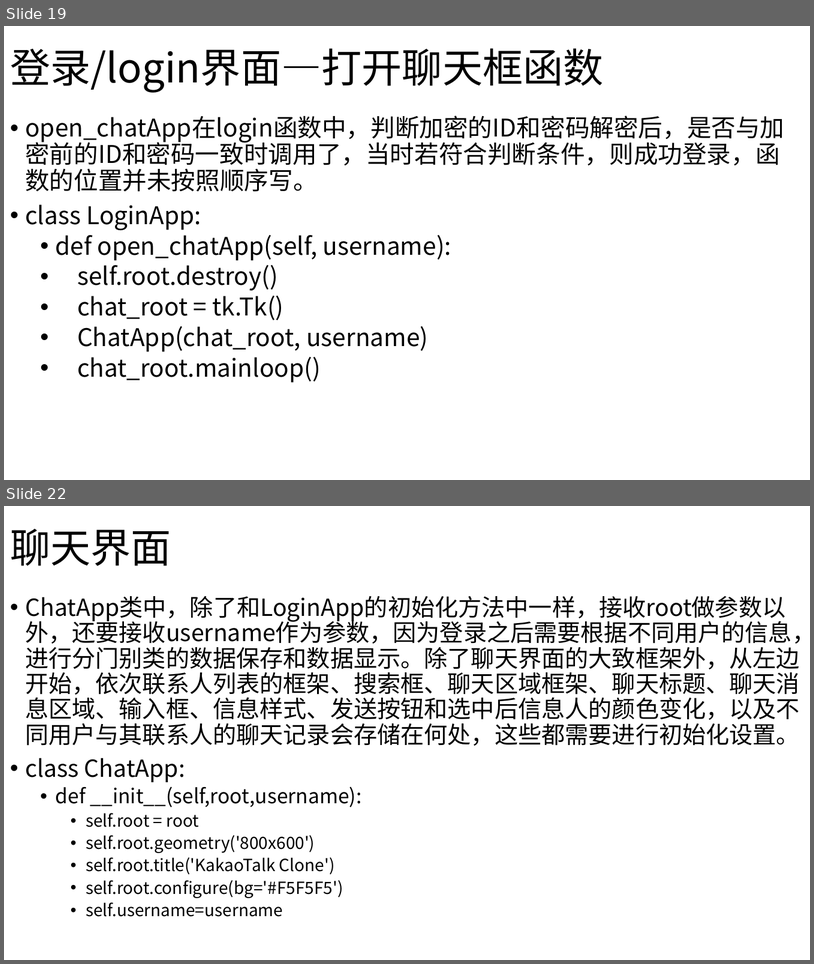
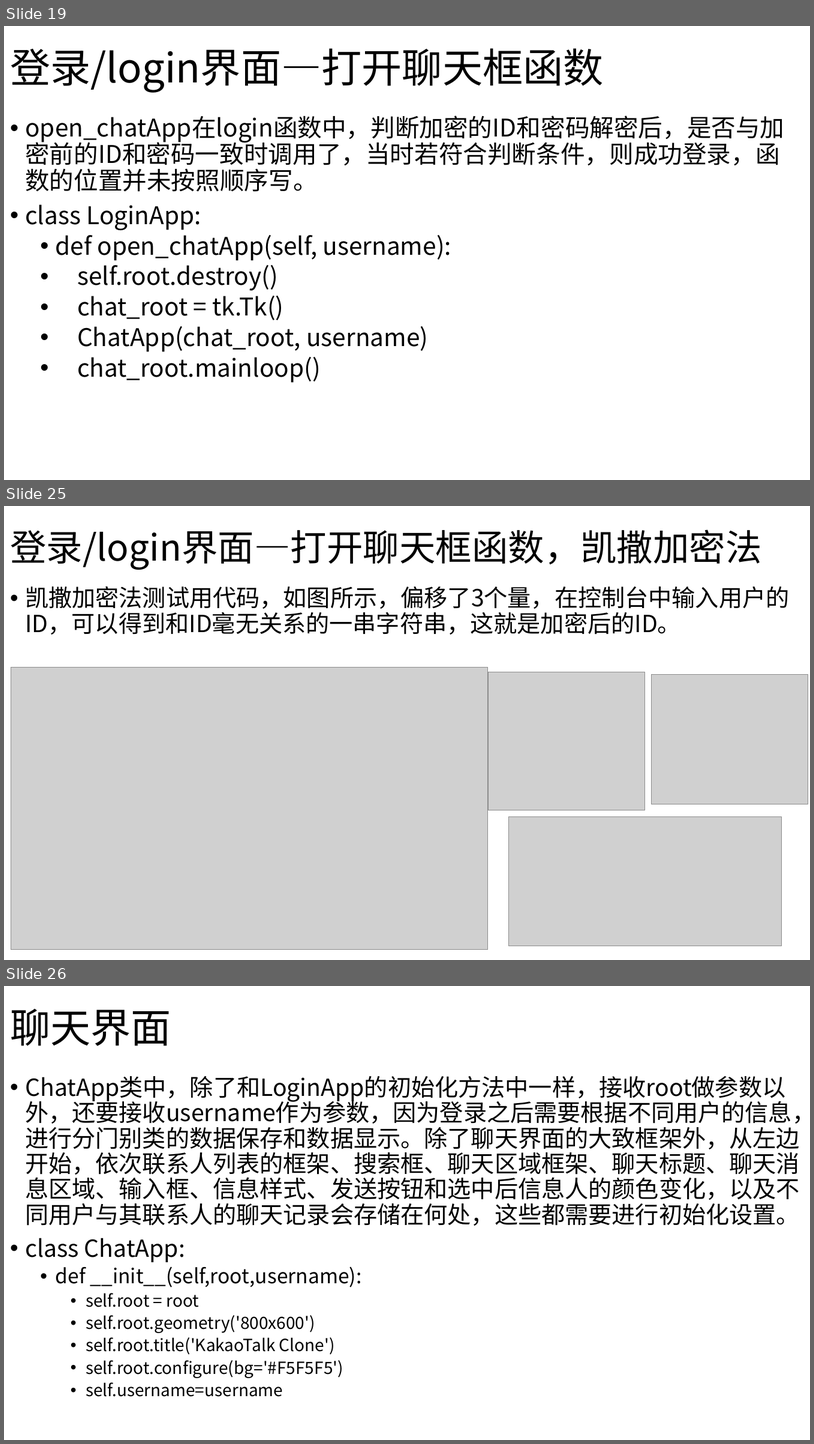
Before and after one commit to tianyuan65/design-implementation-of-multi-user_chat_system_with_python, a slide deck: 第二个项目.pptx. Shown one above the other, each under a label of ours: slides 19 and 22 before the commit, slides 19, 25 and 26 after it; the slides between them are not shown. The pictures are 814x964 and 814x1444 pixels, drawn with LibreOffice and Linux fonts; fonts in the diff are those of the drawing; grey boxes stand for pictures. Boxes give left, top, right and bottom in pixels: in the first picture for what was removed or moved away, otherwise in the second. Text is boxed around its words. In the diff, an @@ line names an element or a change of style, - is before the commit and + after.

```diff
--- a/第二个项目.pptx
+++ b/第二个项目.pptx
@@ slide 25 added at box(4, 506, 810, 960), background #FFFFFF @@
@@ title added at box(10, 529, 762, 570), 43.2 pt, text #000000 @@
+登录/login界面—打开聊天框函数，凯撒加密法
@@ text added at box(25, 586, 789, 634), 28 pt, text #000000 @@
+• 凯撒加密法测试用代码，如图所示，偏移了3个量，在控制台中输入用户的ID，可以得到和ID毫无关系的一串字符串，这就是加密后的ID。
@@ picture added at box(11, 667, 488, 949) @@
@@ picture added at box(489, 672, 645, 810) @@
@@ picture added at box(652, 674, 809, 804) @@
@@ picture added at box(509, 816, 782, 946) @@
@@ what was slide 22 is now slide 26 @@
```
Also in this commit, not shown: 1 slide changed, 4 other slides added, 1 slide removed, 13 other files.
